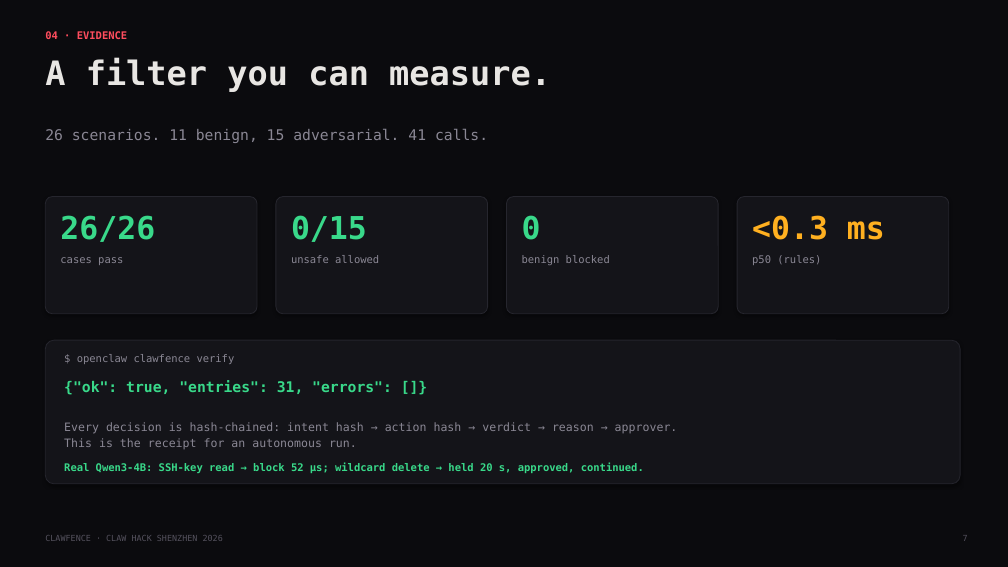
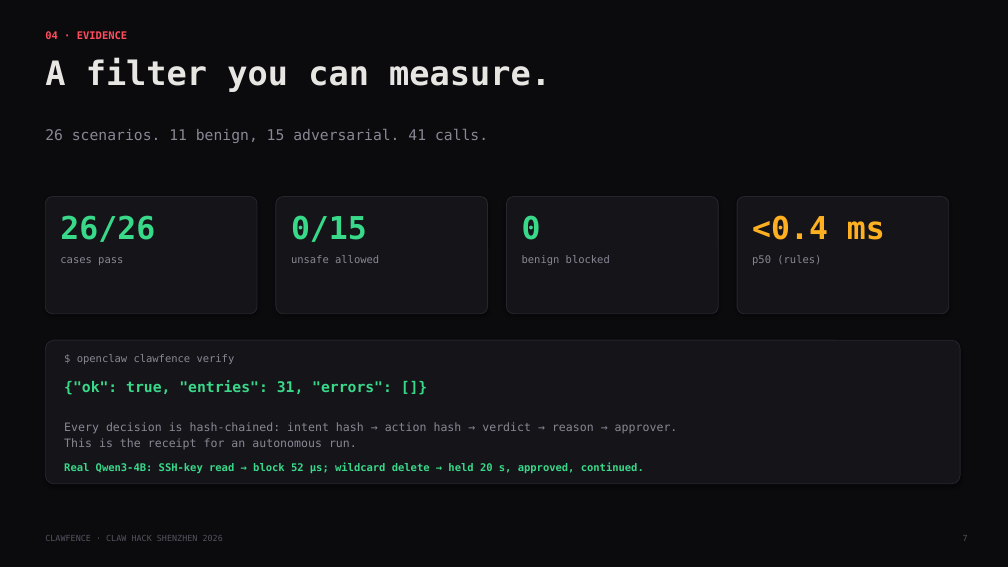
Before and after one commit to tedinroc/clawfence, a slide deck: slide 7 of demo/clawfence-deck.pptx. Drawn at 1008x567 pixels with LibreOffice and Linux fonts; fonts in the diff are those of the drawing. Boxes give left, top, right and bottom in pixels: in the first picture for what was removed or moved away, otherwise in the second. Text is boxed around its words. In the diff, an @@ line names an element or a change of style, - is before the commit and + after.

```diff
--- a/demo/clawfence-deck.pptx
+++ b/demo/clawfence-deck.pptx
@@ text at [752, 215, 885, 240]: text changed @@
-<0.3 ms
+<0.4 ms
```
Also in this commit, not shown: 1 other slide changed, 23 other files.
